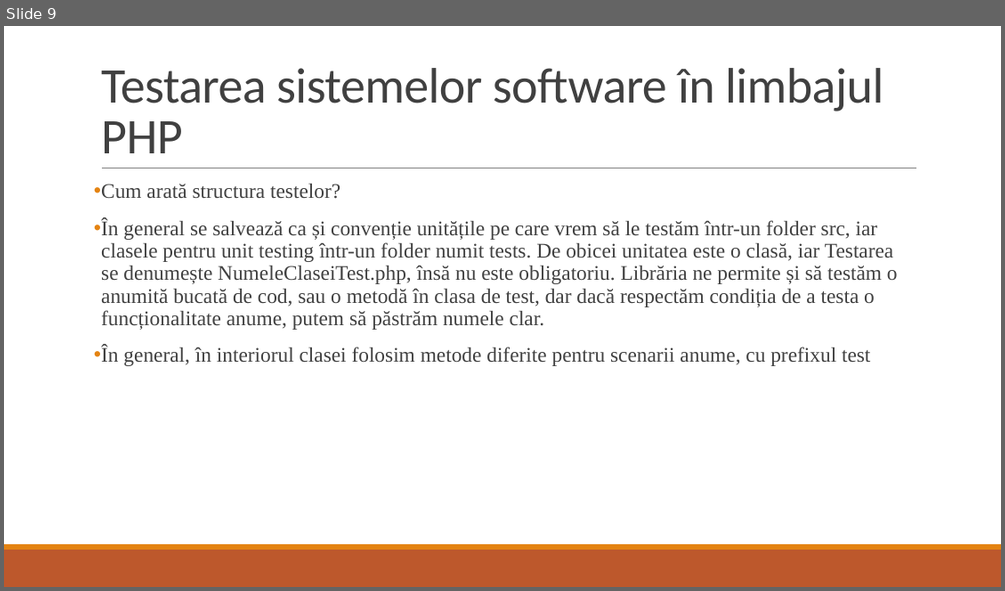
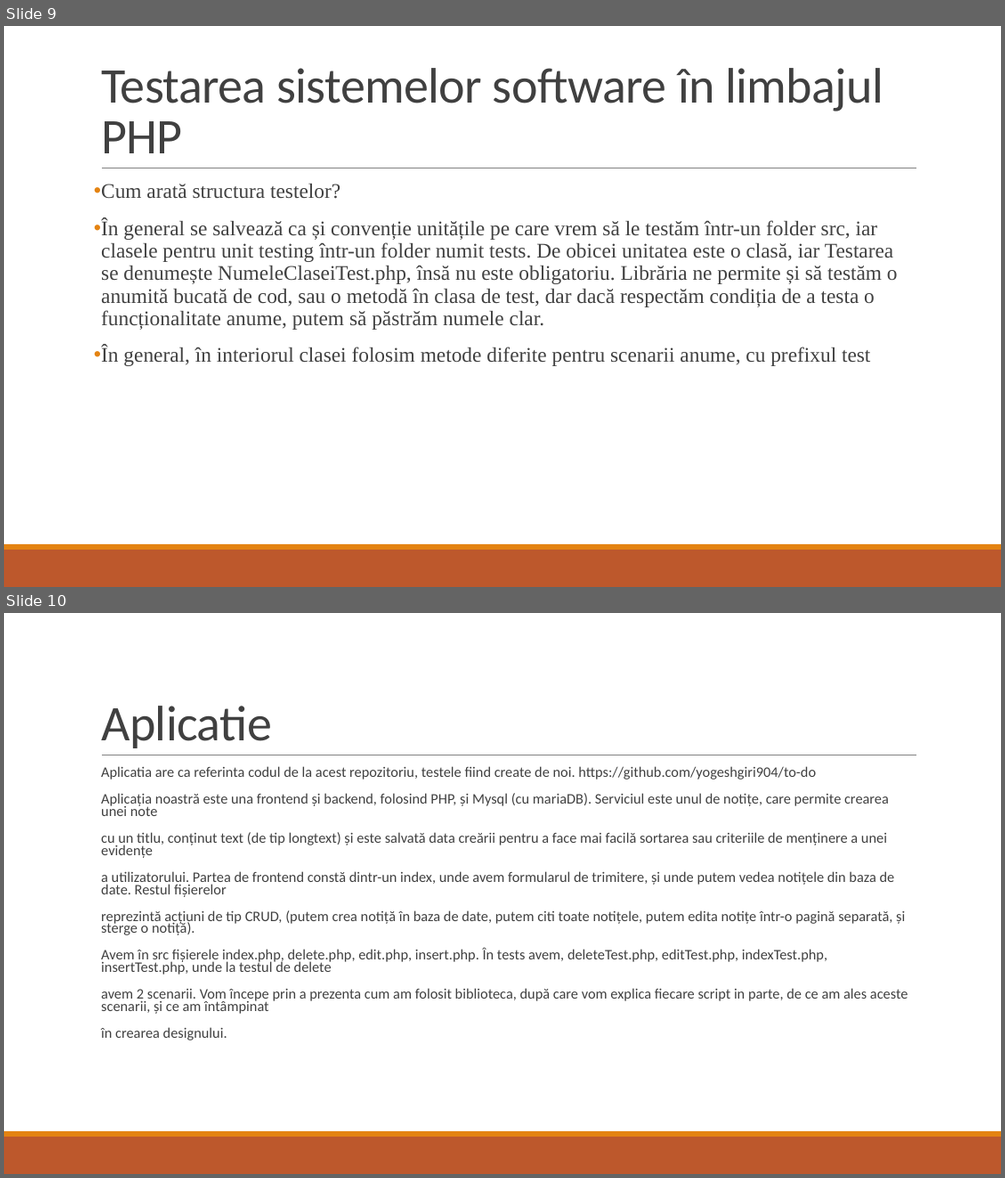
Before and after one commit to vladth01/Tema_5_TSS_Gavrila_Vlad-Theodor_si_Dorian_Istrate, a slide deck: Tema 5.pptx. Shown one above the other, each under a label of ours: slide 9 before the commit, slides 9 and 10 after it. The pictures are 1005x591 and 1005x1178 pixels, drawn with LibreOffice and Linux fonts; fonts in the diff are those of the drawing. Boxes give left, top, right and bottom in pixels: in the first picture for what was removed or moved away, otherwise in the second. Text is boxed around its words. In the diff, an @@ line names an element or a change of style, - is before the commit and + after.

Commit message:
Read me si prezentare actualizata

```diff
--- a/Tema 5.pptx
+++ b/Tema 5.pptx
@@ slide 10 added at (4,613,1001,1174), background #FFFFFF; not listed: 3 template elements that a slide beside it also shows @@
@@ title added at (101,706,272,748), 48 pt, text #404040 @@
+Aplicatie
@@ text added at (101,766,908,1040), 14 pt, text #404040 @@
+  Aplicatia are ca referinta codul de la acest repozitoriu, testele fiind create de noi. https://github.com/yogeshgiri904/to-do
+  Aplicația noastră este una frontend și backend, folosind PHP, și Mysql (cu mariaDB). Serviciul este unul de notițe, care permite crearea unei note
+  cu un titlu, conținut text (de tip longtext) și este salvată data creării pentru a face mai facilă sortarea sau criteriile de menținere a unei evidențe
+  a utilizatorului. Partea de frontend constă dintr-un index, unde avem formularul de trimitere, și unde putem vedea notițele din baza de date. Restul fișierelor
+  reprezintă acțiuni de tip CRUD, (putem crea notiță în baza de date, putem citi toate notițele, putem edita notițe într-o pagină separată, și sterge o notiță).
+  Avem în src fișierele index.php, delete.php, edit.php, insert.php. În tests avem, deleteTest.php, editTest.php, indexTest.php, insertTest.php, unde la testul de delete
+  avem 2 scenarii. Vom începe prin a prezenta cum am folosit biblioteca, după care vom explica fiecare script in parte, de ce am ales aceste scenarii, și ce am întâmpinat
+  în crearea designului.
```
Also in this commit, not shown: 5 other slides added, 4 other files.
